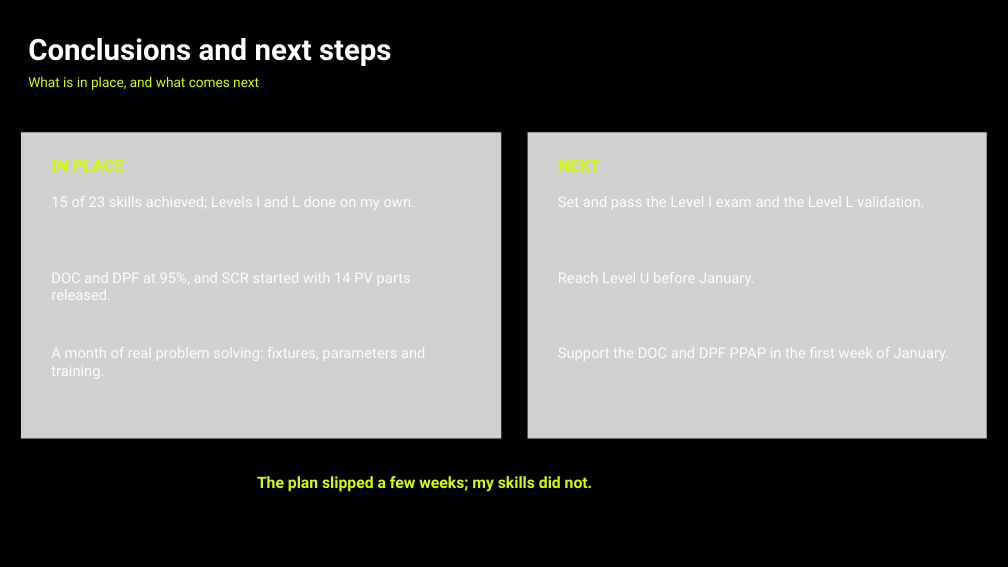
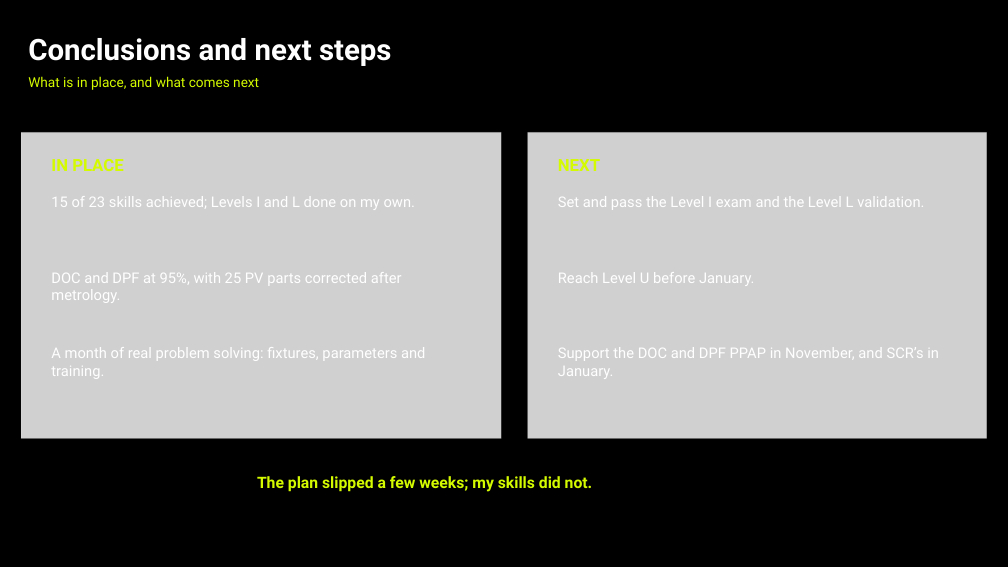
Before and after one commit to adaircarried/Claude-Design, a slide deck: slide 12 of presentations/Tenneco_FollowUp2_RoboticWelding_Diego_de_Leon.pptx. Drawn at 1008x567 pixels with LibreOffice and Linux fonts; fonts in the diff are those of the drawing; grey boxes stand for pictures; background and template pictures are left out. Boxes give left, top, right and bottom in pixels: in the first picture for what was removed or moved away, otherwise in the second. Text is boxed around its words. In the diff, an @@ line names an element or a change of style, - is before the commit and + after.

```diff
--- a/presentations/Tenneco_FollowUp2_RoboticWelding_Diego_de_Leon.pptx
+++ b/presentations/Tenneco_FollowUp2_RoboticWelding_Diego_de_Leon.pptx
@@ text at (x1=51, y1=272, x2=402, y2=303): text changed @@
-DOC and DPF at 95%, and SCR started with 14 PV parts released.
+DOC and DPF at 95%, with 25 PV parts corrected after metrology.
@@ text at (x1=558, y1=347, x2=939, y2=379): text changed @@
-Support the DOC and DPF PPAP in the first week of January.
+Support the DOC and DPF PPAP in November, and SCR’s in January.
```
Also in this commit, not shown: 5 other slides changed, 3 other files.
